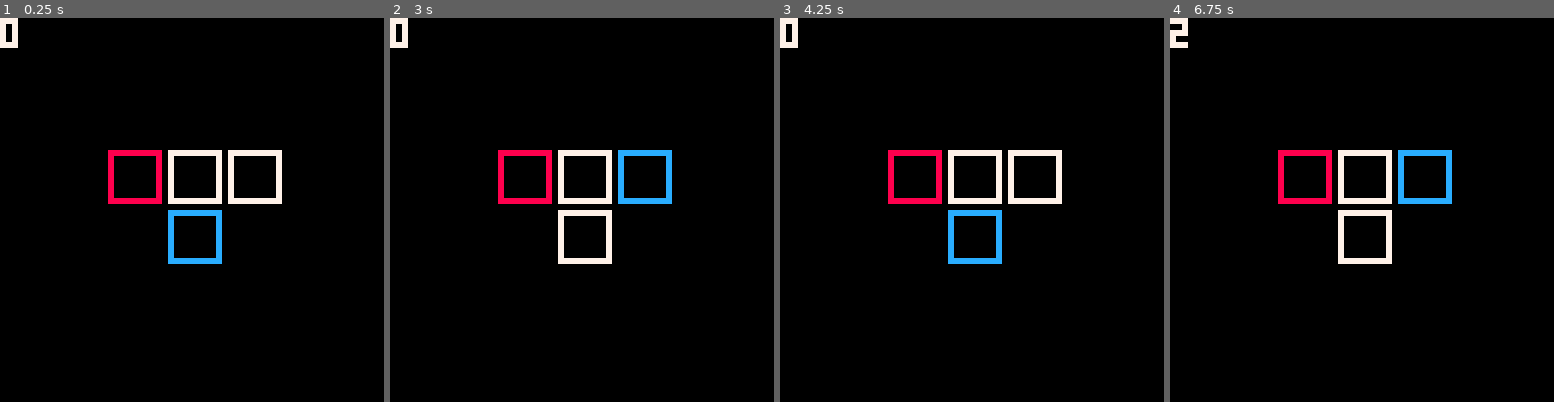
Above: before the commit, frames 1-4 (left to right).
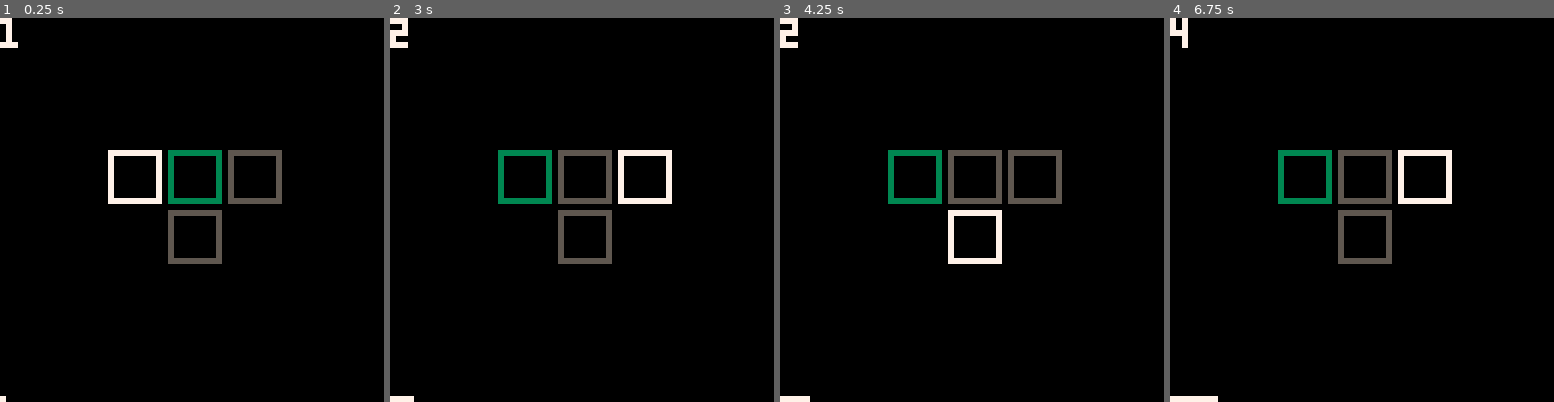
Above: after the commit, the same moments.

Repository: david-fletcher/tweetcarts
Game: PICO-8 cartridge tweettweetjam.p8
Two runs of this game, one before a commit and one after it. Both use one fixed random seed, a clock stepped at 60 frames per second and the inputs below.
Inputs:
- Up to frame 1 (0.25 s): no input
- Up to frame 2 (3 s): hold Right 1.6-2.1 s; hold Up 2.15-2.42 s; hold Right from 2.47 s (still down)
- Up to frame 3 (4.25 s): release Right at 3.03 s; hold Left 3.08-3.58 s; hold Down 3.63-3.97 s; hold Right from 4.02 s (still down)
- Up to frame 4 (6.75 s): release Right at 4.68 s; hold Up 4.73-5.03 s; hold Left 5.08-5.68 s; hold Down 5.73-6.03 s; hold Right 6.08-6.58 s; hold Right from 6.63 s (still down)

The runs differ from the first frame. In frame 1, 3.4% of the frame differs, in the area x 0-74%, y 0-100%; in frame 2, 3.3%; in frame 3, 3.3%; in frame 4, 3.5%.

Commit message:
added timer

Diff:
--- a/tweettweetjam.p8
+++ b/tweettweetjam.p8
@@ -7,23 +7,29 @@
 -- draw a square
 function r(x,y)rect(x,y,x+8,y+8)end
 
--- draw a tetris block
-function z(x,y)r(x,y)r(x+10,y)r(x+20,y)r(x+10,y+10)end
-
 -- set variables
 c=color
 a={18,28,38,28}
 b={22,22,22,32}
-i=4p=0g=flr(rnd(4))+1
+p=0g=flr(rnd(4))+1i=1l=0
 
 -- game loop
-::_::cls()
-c(7)z(18,22)?p
-c(8)r(a[g],b[g])c(12)r(a[i],b[i])
+::_::cls()c(7)l=t()?p
+line(0,63,l*1.06,63)
+
+for j=1,4 do c(5)
+    if (j==g)c(3)
+    if (j==i)c(7)
+    if (l>60)c(8)
+    r(a[j],b[j])
+end
+
+if (l<60) then
 if(btnp(0) and i>1 and i<4)i-=1
 if(btnp(1) and i<3)i+=1
 if(btnp(2) and i==4)i=2
 if(btnp(3) and i==2)i=4
 if(g==i)p+=1 g=flr(rnd(4))+1
 if(g==i)g+=1 g%=4 g+=1
+end
 flip()goto _
